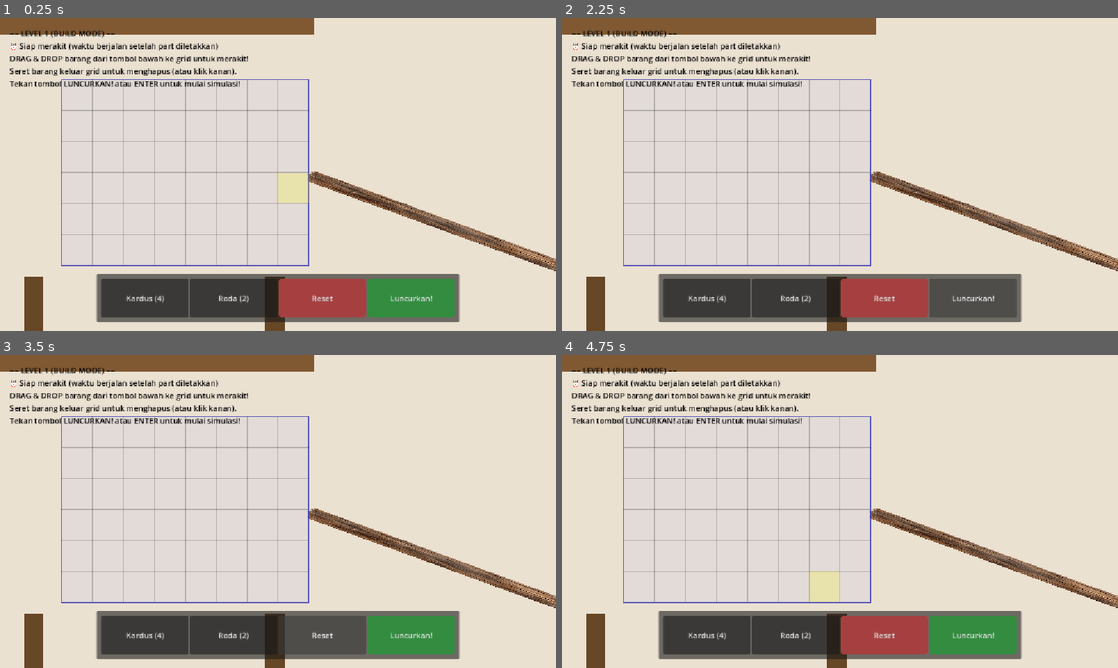
Above: before the commit, frames 1-4 (two rows, left to right).
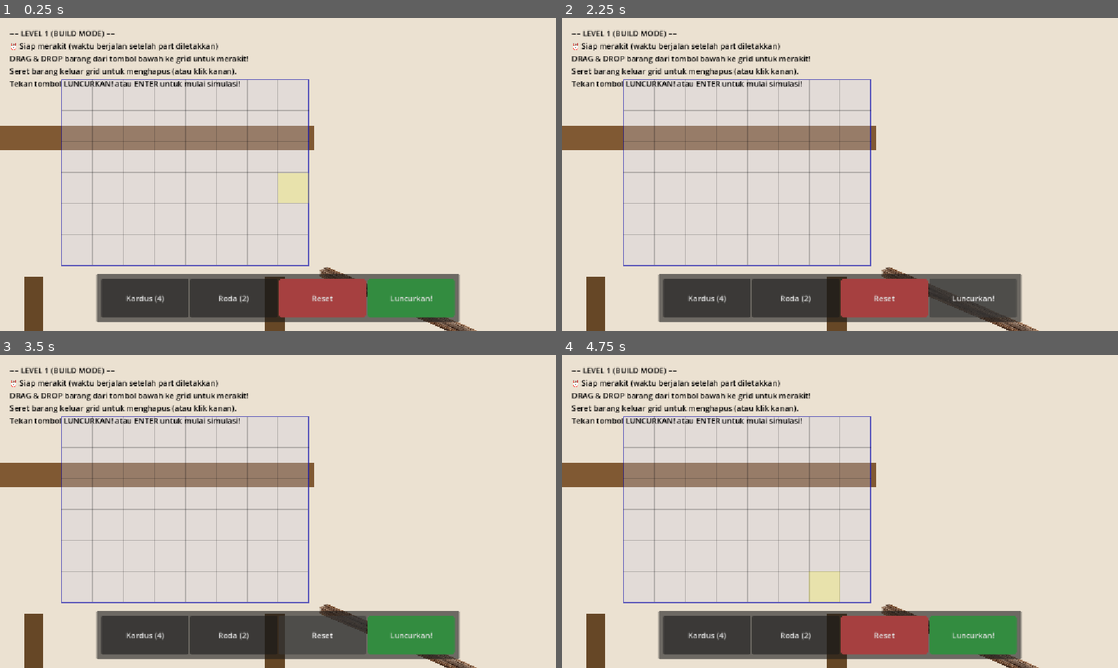
Above: after the commit, the same moments.

Repository: Akabim/gameseed
Game: Godot game, scene res://scenes/Level1.tscn
The game is run twice, just before and just after one commit, with the same random seed, the same clock (stepped at 60 frames per second) and the same inputs.
Inputs (mouse positions are in pixels of both pictures, inside the frame that each line leads up to):
- Up to frame 1 (0.25 s): no input
- Up to frame 2 (2.25 s): click "Kardus (4)" at 0.5 s; click "Roda (2)" at 1.25 s; click "Luncurkan!" at 2 s
- Up to frame 3 (3.5 s): click "Reset" at 2.75 s
- Up to frame 4 (4.75 s): move the mouse to (962, 495) at 3.52 s; hold Right (ui_right) 3.53-4.25 s; tap R at 3.6 s; click (962, 495) at 3.67 s; tap Up (ui_up) at 3.77 s; tap Enter (ui_accept) at 4.25 s; drag from (728, 527) to (812, 574) at 4.27 s

The runs differ from the first frame. In frame 1, 9.6% of the frame differs, in the area x 0-100%, y 0-100%; in frame 2, 9.8%; in frame 3, 9.7%; in frame 4, 9.6%.

Commit message:
fix: refine level layout scenes for a perfectly smooth gravity roller coaster run

Diff:
--- a/scenes/Level1.tscn
+++ b/scenes/Level1.tscn
@@ -4,16 +4,16 @@
 
 [node name="Build" instance=ExtResource("1_base")]
 
-[node name="Desk" parent="." index="1"]
-position = Vector2(300, 300)
+[node name="Desk" parent="."]
+position = Vector2(300, 537)
 
-[node name="DownhillRamp" parent="." index="2"]
-position = Vector2(900, 420)
-rotation = 0.35
+[node name="DownhillRamp" parent="."]
+position = Vector2(920, 631)
+rotation = 0.401426
 
-[node name="LaunchRamp" parent="." index="4"]
-position = Vector2(1450, 560)
+[node name="LaunchRamp" parent="."]
+position = Vector2(1600, 700)
 rotation = -0.2
 
-[node name="FairyArea" parent="." index="5"]
-position = Vector2(1850, 580)
+[node name="FairyArea" parent="."]
+position = Vector2(2000, 580)
--- a/scenes/Level2.tscn
+++ b/scenes/Level2.tscn
@@ -4,16 +4,16 @@
 
 [node name="Build" instance=ExtResource("1_base")]
 
-[node name="Desk" parent="." index="1"]
-position = Vector2(300, 300)
+[node name="Desk" parent="."]
+position = Vector2(300, 537)
 
-[node name="DownhillRamp" parent="." index="2"]
-position = Vector2(900, 420)
-rotation = 0.35
+[node name="DownhillRamp" parent="."]
+position = Vector2(920, 631)
+rotation = 0.401426
 
-[node name="LaunchRamp" parent="." index="4"]
-position = Vector2(1650, 600)
+[node name="LaunchRamp" parent="."]
+position = Vector2(1950, 700)
 rotation = -0.25
 
-[node name="FairyArea" parent="." index="5"]
-position = Vector2(2100, 580)
+[node name="FairyArea" parent="."]
+position = Vector2(2500, 480)
--- a/scenes/Level3.tscn
+++ b/scenes/Level3.tscn
@@ -4,16 +4,16 @@
 
 [node name="Build" instance=ExtResource("1_base")]
 
-[node name="Desk" parent="." index="1"]
-position = Vector2(300, 300)
+[node name="Desk" parent="."]
+position = Vector2(300, 537)
 
-[node name="DownhillRamp" parent="." index="2"]
-position = Vector2(900, 420)
-rotation = 0.35
+[node name="DownhillRamp" parent="."]
+position = Vector2(920, 631)
+rotation = 0.401426
 
-[node name="LaunchRamp" parent="." index="4"]
-position = Vector2(1450, 560)
-rotation = -0.5
+[node name="LaunchRamp" parent="."]
+position = Vector2(1600, 680)
+rotation = -0.45
 
-[node name="FairyArea" parent="." index="5"]
-position = Vector2(1850, 300)
+[node name="FairyArea" parent="."]
+position = Vector2(2100, 250)
--- a/scenes/Level4.tscn
+++ b/scenes/Level4.tscn
@@ -4,16 +4,16 @@
 
 [node name="Build" instance=ExtResource("1_base")]
 
-[node name="Desk" parent="." index="1"]
-position = Vector2(300, 200)
+[node name="Desk" parent="."]
+position = Vector2(300, 450)
 
-[node name="DownhillRamp" parent="." index="2"]
-position = Vector2(900, 380)
-rotation = 0.5
+[node name="DownhillRamp" parent="."]
+position = Vector2(920, 580)
+rotation = 0.55
 
-[node name="LaunchRamp" parent="." index="4"]
-position = Vector2(1650, 620)
+[node name="LaunchRamp" parent="."]
+position = Vector2(1800, 690)
 rotation = -0.4
 
-[node name="FairyArea" parent="." index="5"]
-position = Vector2(2200, 350)
+[node name="FairyArea" parent="."]
+position = Vector2(2400, 200)
--- a/scenes/Level5.tscn
+++ b/scenes/Level5.tscn
@@ -4,16 +4,16 @@
 
 [node name="Build" instance=ExtResource("1_base")]
 
-[node name="Desk" parent="." index="1"]
-position = Vector2(300, 150)
+[node name="Desk" parent="."]
+position = Vector2(300, 400)
 
-[node name="DownhillRamp" parent="." index="2"]
-position = Vector2(900, 350)
-rotation = 0.6
+[node name="DownhillRamp" parent="."]
+position = Vector2(920, 540)
+rotation = 0.65
 
-[node name="LaunchRamp" parent="." index="4"]
-position = Vector2(1800, 680)
+[node name="LaunchRamp" parent="."]
+position = Vector2(2000, 710)
 rotation = -0.4
 
-[node name="FairyArea" parent="." index="5"]
-position = Vector2(2400, 250)
+[node name="FairyArea" parent="."]
+position = Vector2(2800, 150)
